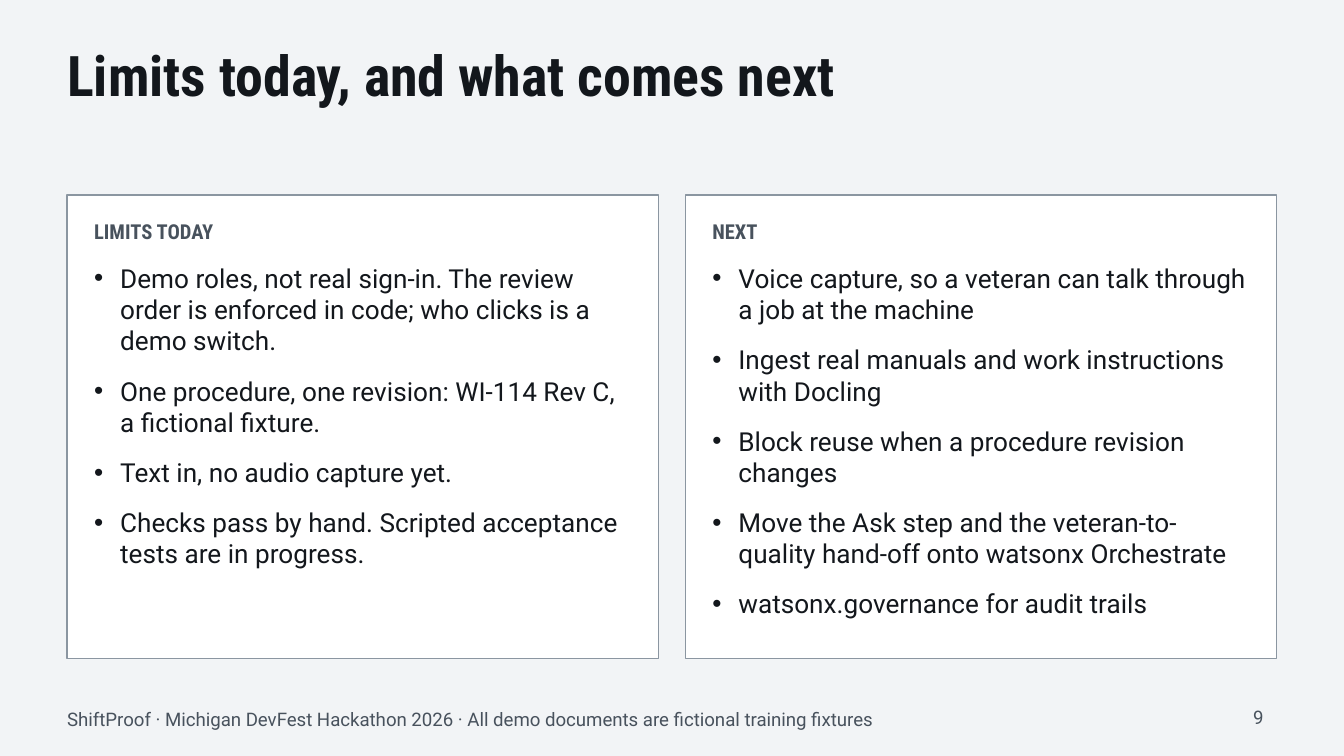
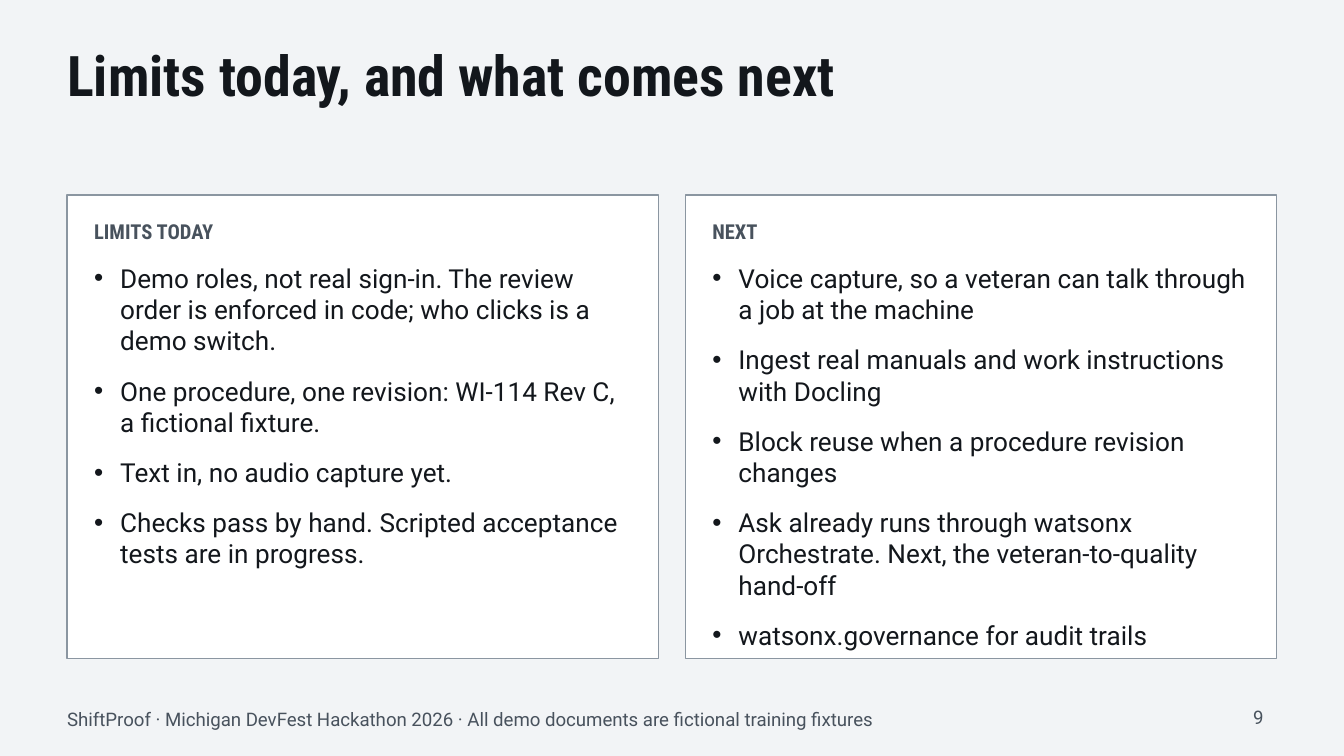
Before and after one commit to critesjosh/mi-devfest, a slide deck: slide 9 of docs/pitch/ShiftProof-pitch.pptx. Drawn at 1344x756 pixels with LibreOffice and Linux fonts; fonts in the diff are those of the drawing. Boxes give left, top, right and bottom in pixels: in the first picture for what was removed or moved away, otherwise in the second. Text is boxed around its words. In the diff, an @@ line names an element or a change of style, - is before the commit and + after.

```diff
--- a/docs/pitch/ShiftProof-pitch.pptx
+++ b/docs/pitch/ShiftProof-pitch.pptx
@@ text at bbox=[738, 512, 1198, 596]: text changed @@
-• Move the Ask step and the veteran-to-quality hand-off onto watsonx Orchestrate
+• Ask already runs through watsonx Orchestrate. Next, the veteran-to-quality hand-off
```
Also in this commit, not shown: 5 other slides changed, 25 other files.
